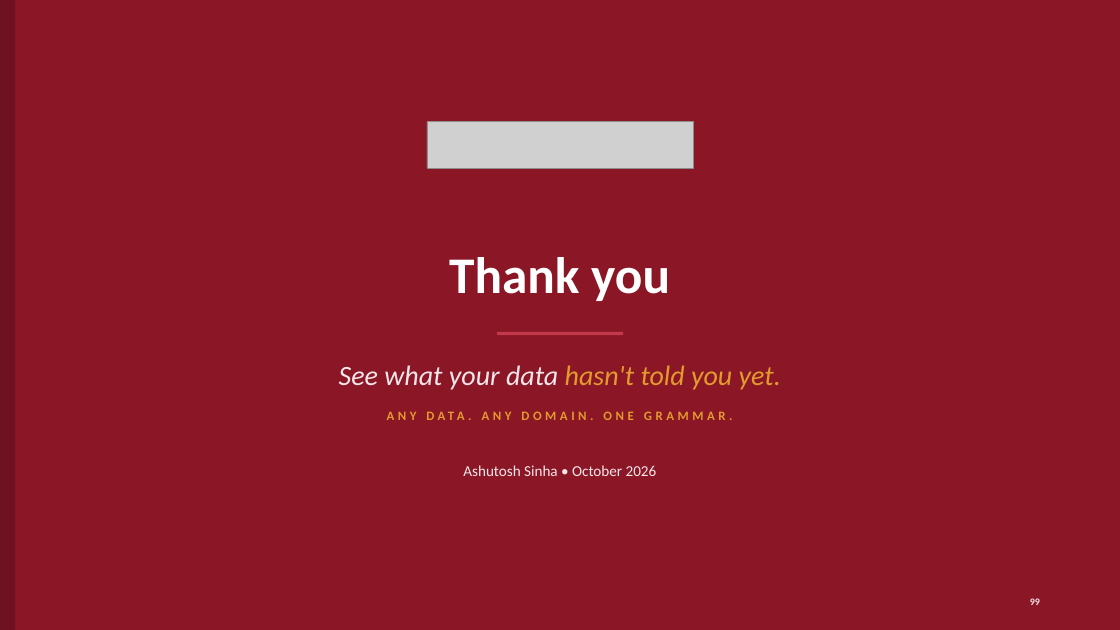
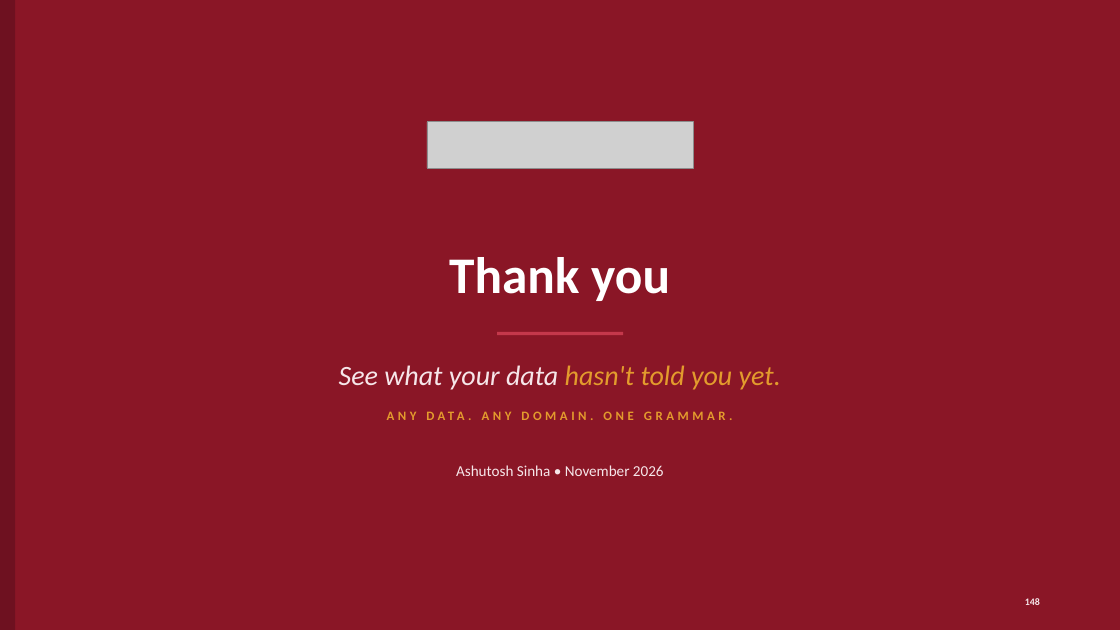
Before and after one commit to ajsinha/drishti, a slide deck: slide 148 of docs/publications/Drishti-Design-and-Evidence.pptx (slide 99 before the commit). Drawn at 1120x630 pixels with LibreOffice and Linux fonts; fonts in the diff are those of the drawing; grey boxes stand for pictures. Boxes give left, top, right and bottom in pixels: in the first picture for what was removed or moved away, otherwise in the second. Text is boxed around its words. In the diff, an @@ line names an element or a change of style, - is before the commit and + after.

```diff
--- a/docs/publications/Drishti-Design-and-Evidence.pptx
+++ b/docs/publications/Drishti-Design-and-Evidence.pptx
@@ text at bbox=[456, 465, 664, 476]: text changed @@
-Ashutosh Sinha • October 2026
+Ashutosh Sinha • November 2026
@@ page number at bbox=[1025, 598, 1040, 605]: text changed @@
-99
+148
```
Also in this commit, not shown: 14 other slides changed, 54 slides added, 5 slides removed, 1 other file.
